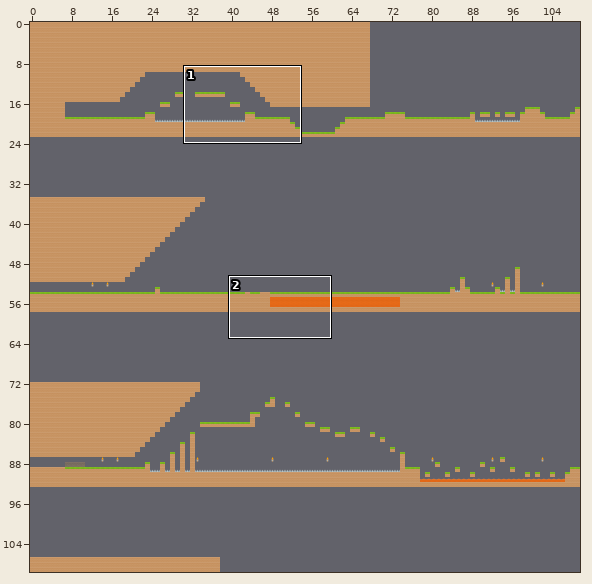
An edit to a level. Tiled map, data/tr.tmx. The first picture is a wide view before the edit; the outline marks the close-up.
Close-up. Before:
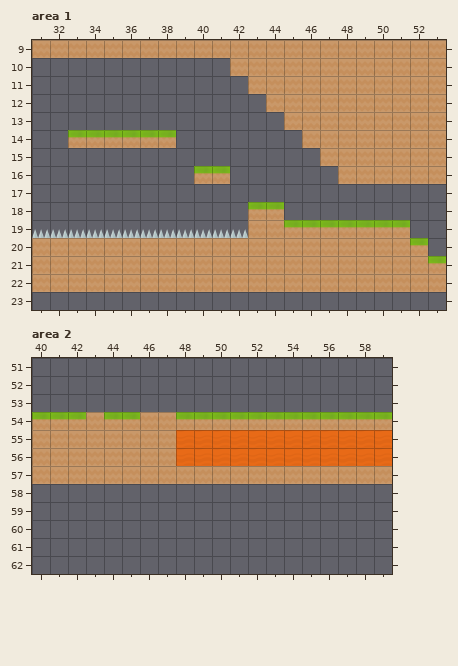
Cells are 64x64 px. Shown: area 1 x 31..53, y 9..23; area 2 x 40..59, y 51..62. The commit also changed other parts of the map, which this record leaves out.
The result:
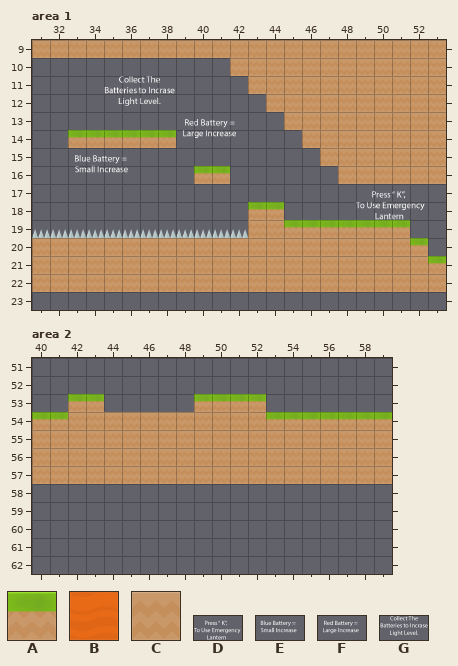
Key: from "TiledMixTR": A 0 "slice03_03", B 3 "liquidLava", C 7 "slice27_27", D 12 "Lantern", E 15 "BlueBattery", F 16 "RedBattery", G 20 "Lightl".
_ is an empty cell.
Change:
Layer "Armadilhas, Cruzes, MapaPrinci", area 1:
Tile D is added in row 18 at x 49.
Tile E is added in row 16 at x 33.
Tile F is added in row 14 at x 39.
Tile G is added in row 12 at x 35.
Layer "Armadilhas, Cruzes, MapaPrinci", area 2:
Tile A is added in row 53 at x 42 to 43 and 49 to 52.
Tile C replaces tile A in row 54 at x 42, 44 to 45 and 48 to 52.
Tile C replaces tile B in rows 55 to 56 at x 48 to 59.
